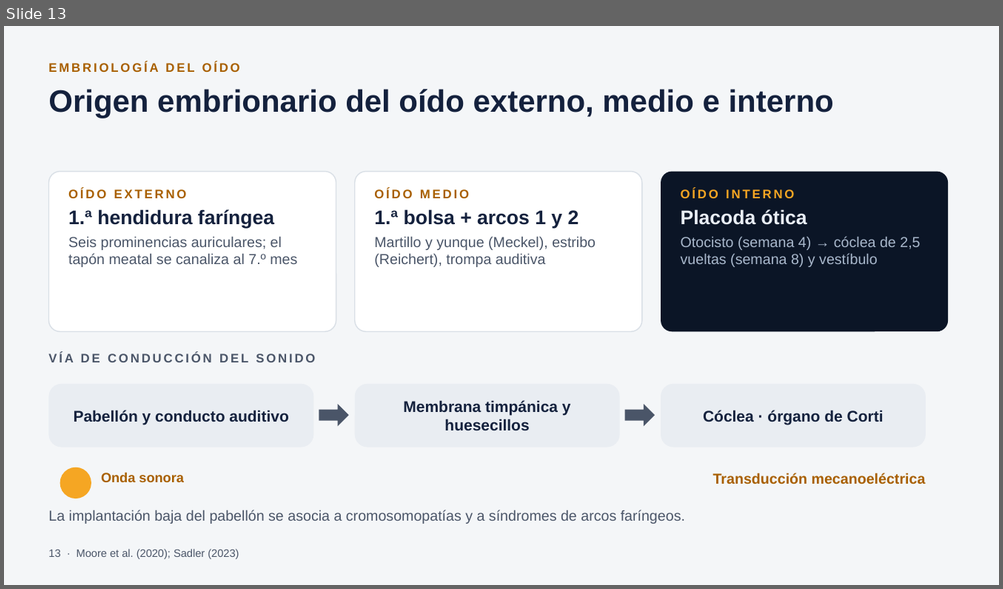
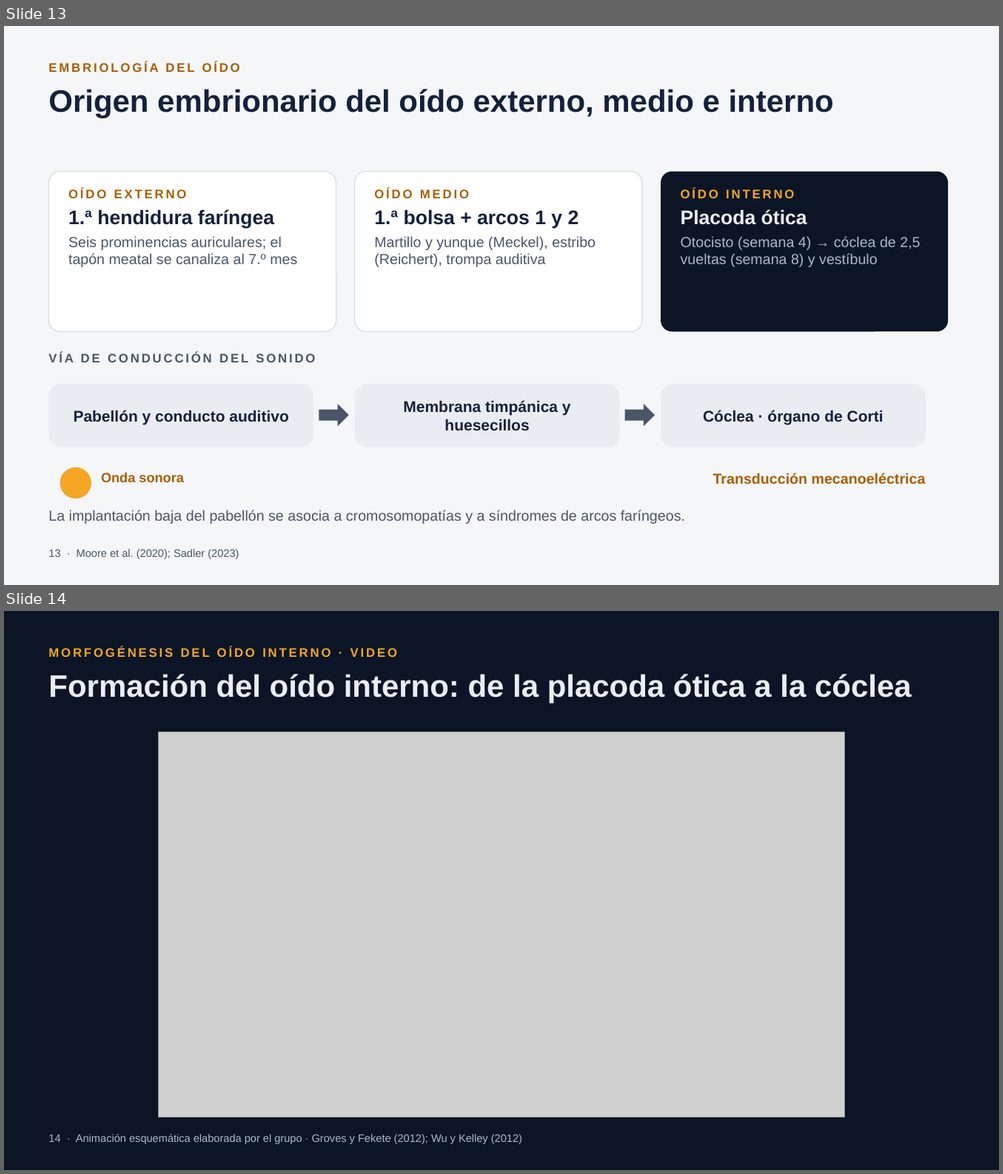
Before and after one commit to denisjara/denisjara, a slide deck: monografia-vision-audicion/Presentacion_Vision_Audicion.pptx. Shown one above the other, each under a label of ours: slide 13 before the commit, slides 13 and 14 after it. The pictures are 1003x589 and 1003x1174 pixels, drawn with LibreOffice and Linux fonts; fonts in the diff are those of the drawing; grey boxes stand for pictures. Boxes give left, top, right and bottom in pixels: in the first picture for what was removed or moved away, otherwise in the second. Text is boxed around its words. In the diff, an @@ line names an element or a change of style, - is before the commit and + after.

```diff
--- a/monografia-vision-audicion/Presentacion_Vision_Audicion.pptx
+++ b/monografia-vision-audicion/Presentacion_Vision_Audicion.pptx
@@ slide 14 added at bbox=[4, 611, 999, 1170], background #0B1526 @@
@@ text added at bbox=[48, 647, 397, 657], 12 pt, text #F5A623, bold @@
+MORFOGÉNESIS DEL OÍDO INTERNO · VIDEO
@@ text added at bbox=[48, 674, 911, 703], 30 pt, text #E9EEF5, bold @@
+Formación del oído interno: de la placoda ótica a la cóclea
@@ picture added at bbox=[159, 732, 845, 1118] @@
@@ text added at bbox=[48, 1134, 522, 1145], 10.5 pt, text #A9B8CC @@
+14 · Animación esquemática elaborada por el grupo · Groves y Fekete (2012); Wu y Kelley (2012)
```
Also in this commit, not shown: 14 slides changed, 2 other slides added, 2 slides removed, 3 other files.
